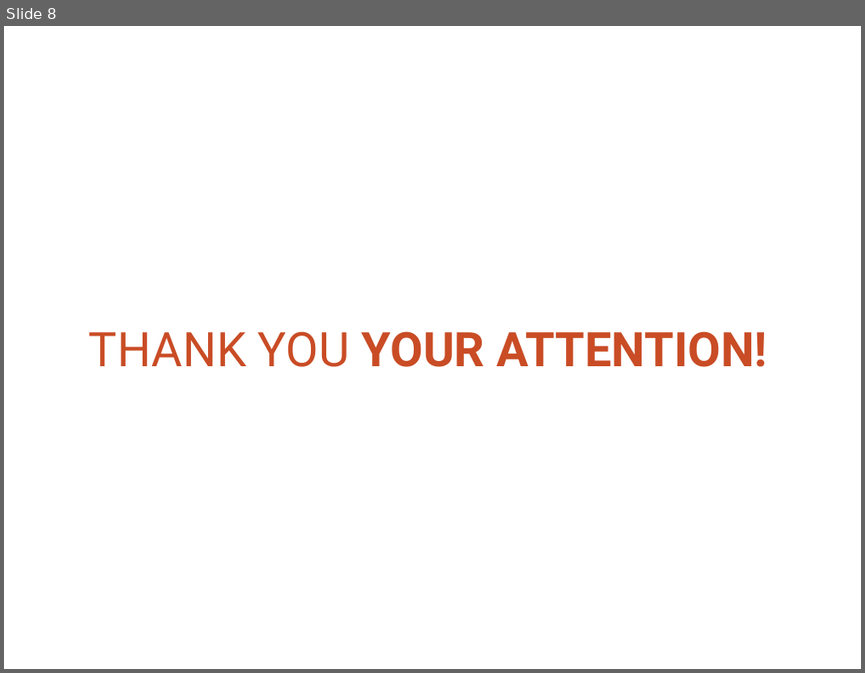
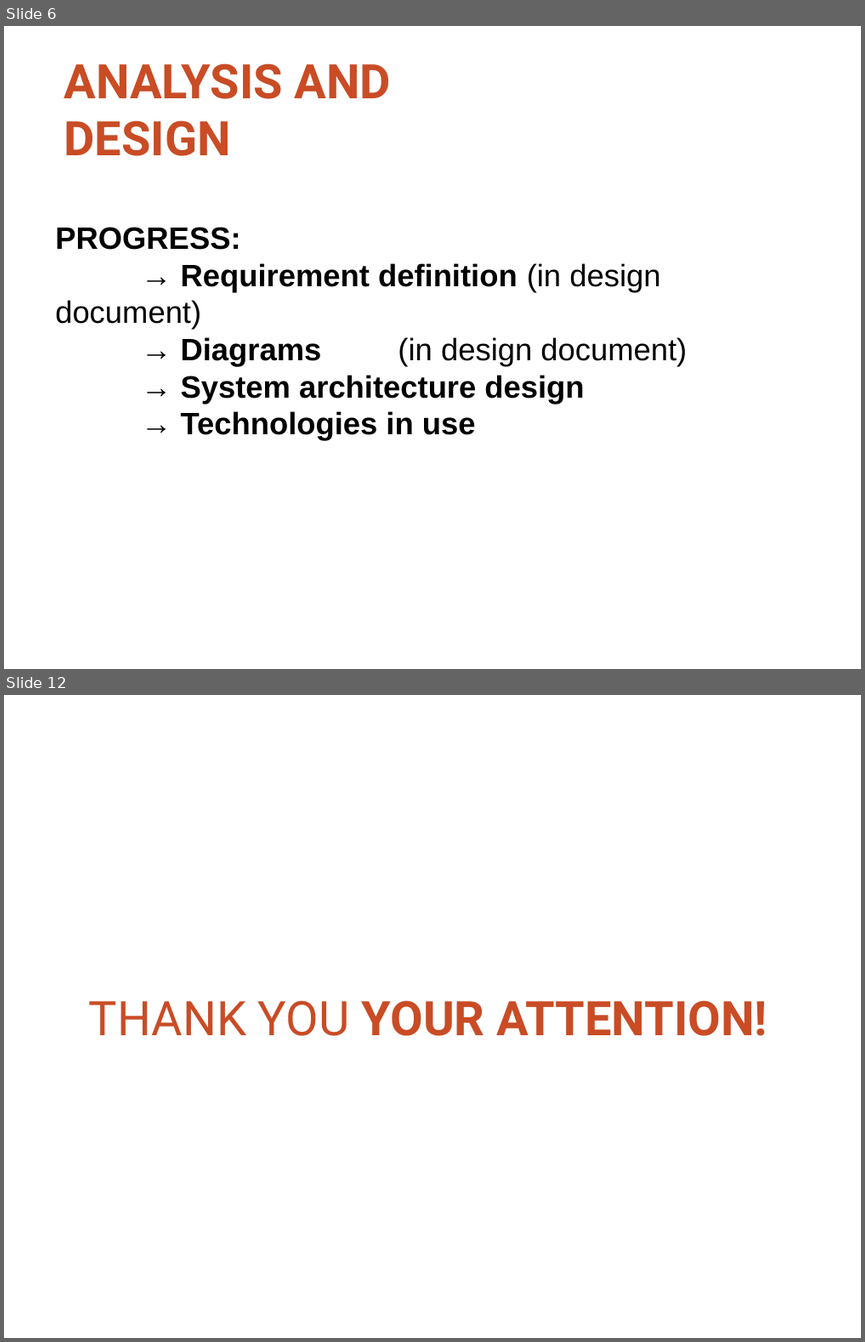
Before and after one commit to thoatran/iCT-Flashcard, a slide deck: docs/ReportSlides.pptx. Shown one above the other, each under a label of ours: slide 8 before the commit, slides 6 and 12 after it; the slides between them are not shown. The pictures are 865x673 and 865x1342 pixels, drawn with LibreOffice and Linux fonts; fonts in the diff are those of the drawing; background and template pictures are left out. Boxes give left, top, right and bottom in pixels: in the first picture for what was removed or moved away, otherwise in the second. Text is boxed around its words. In the diff, an @@ line names an element or a change of style, - is before the commit and + after.

Commit message:
update design doc

```diff
--- a/docs/ReportSlides.pptx
+++ b/docs/ReportSlides.pptx
@@ slide 6 added at [4,26,861,669], background #FFFFFF @@
@@ text added at [64,63,392,156], 40 pt, text #C94C25, bold @@
+ANALYSIS AND DESIGN
@@ text added at [55,227,687,441], 26 pt, text #000000, bold @@
+PROGRESS:
+→ Requirement definition (in design document)
+→ Diagrams (in design document)
+→ System architecture design
+→ Technologies in use
@@ what was slide 8 is now slide 12 @@
```
Also in this commit, not shown: 3 slides changed, 7 other slides added, 4 slides removed, 2 other files.
